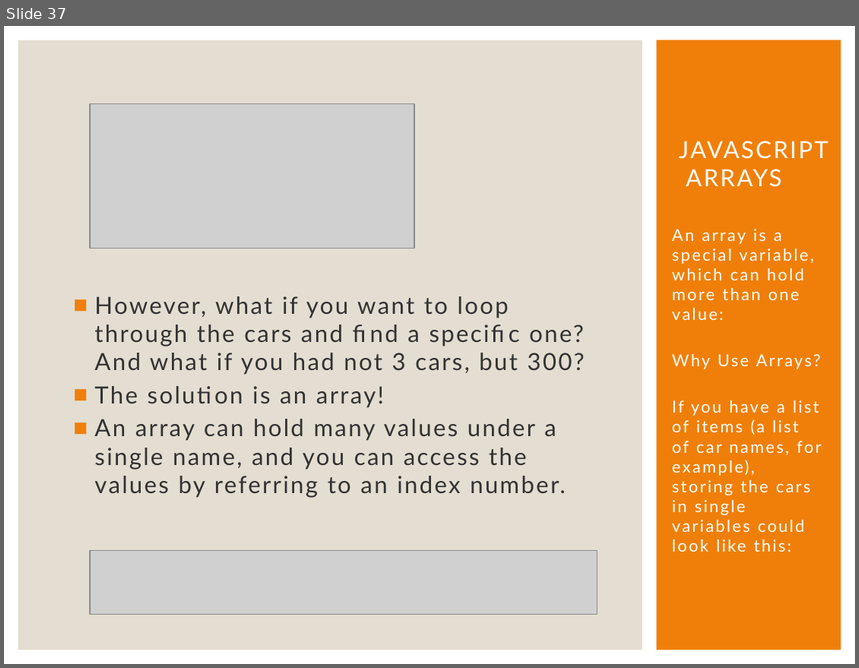
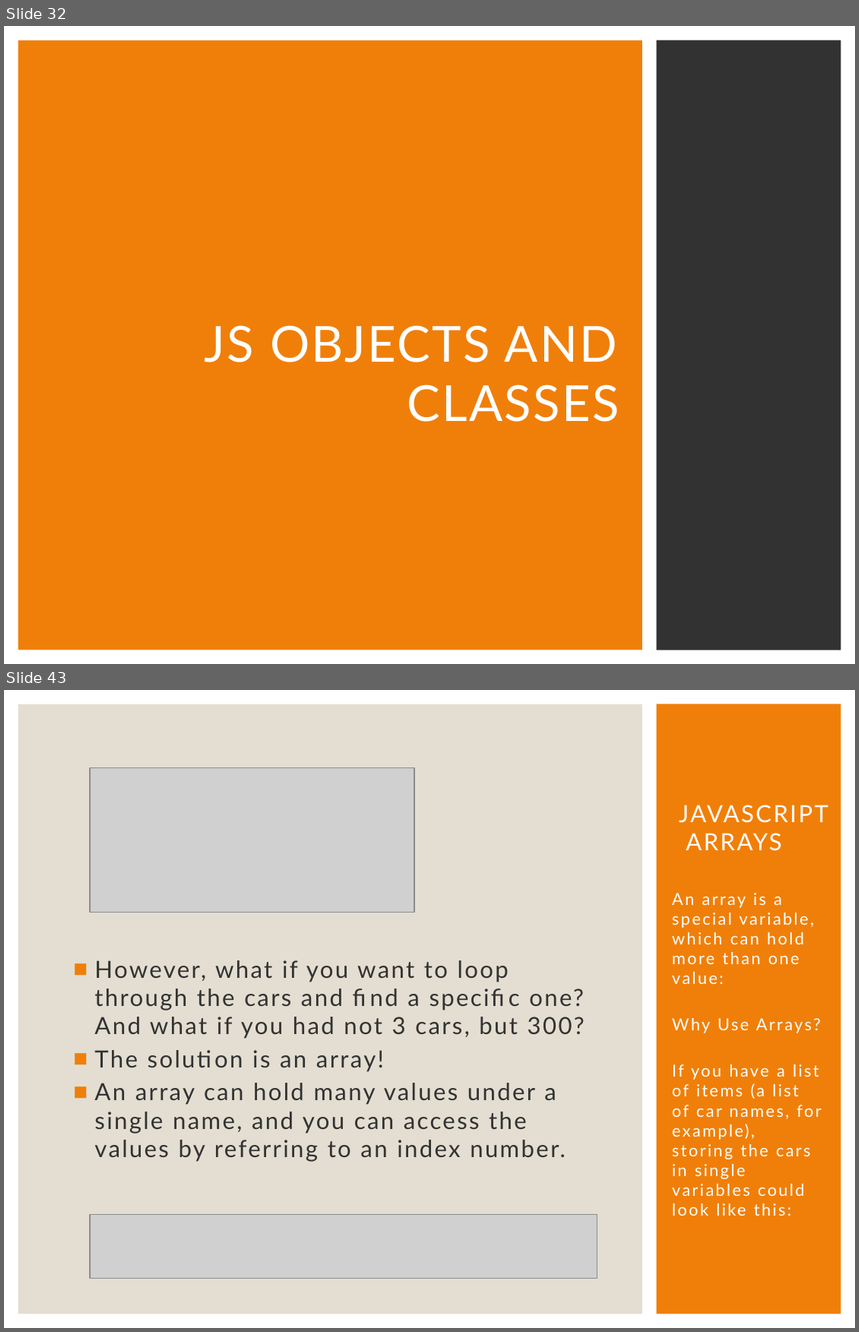
Before and after one commit to Karamihova/Fundamentals-JS, a slide deck: Programming Prep.pptx. Shown one above the other, each under a label of ours: slide 37 before the commit, slides 32 and 43 after it; the slides between them are not shown. The pictures are 859x668 and 859x1332 pixels, drawn with LibreOffice and Linux fonts; fonts in the diff are those of the drawing; grey boxes stand for pictures. Boxes give left, top, right and bottom in pixels: in the first picture for what was removed or moved away, otherwise in the second. Text is boxed around its words. In the diff, an @@ line names an element or a change of style, - is before the commit and + after.

Commit message:
Study JS objects

```diff
--- a/Programming Prep.pptx
+++ b/Programming Prep.pptx
@@ slide 32 added at (4,26,855,664), background #FFFFFF @@
@@ rectangle added at (18,40,642,651), fill #F07F09 @@
@@ rectangle added at (657,40,842,651), fill #323232 @@
@@ title added at (205,325,620,422), 42 pt, text #FFFFFF @@
+JS OBJECTS AND CLASSES
@@ what was slide 37 is now slide 43 @@
```
Also in this commit, not shown: 5 slides changed, 5 other slides added, 1 other file.
